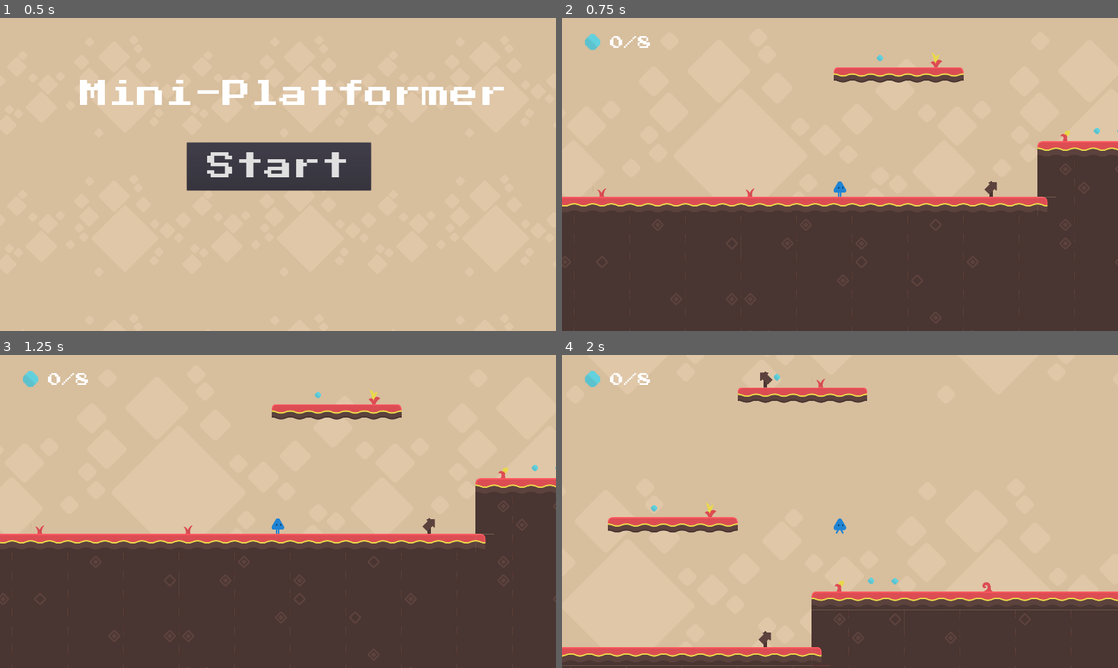
Above: before the commit, frames 1-4 (two rows, left to right).
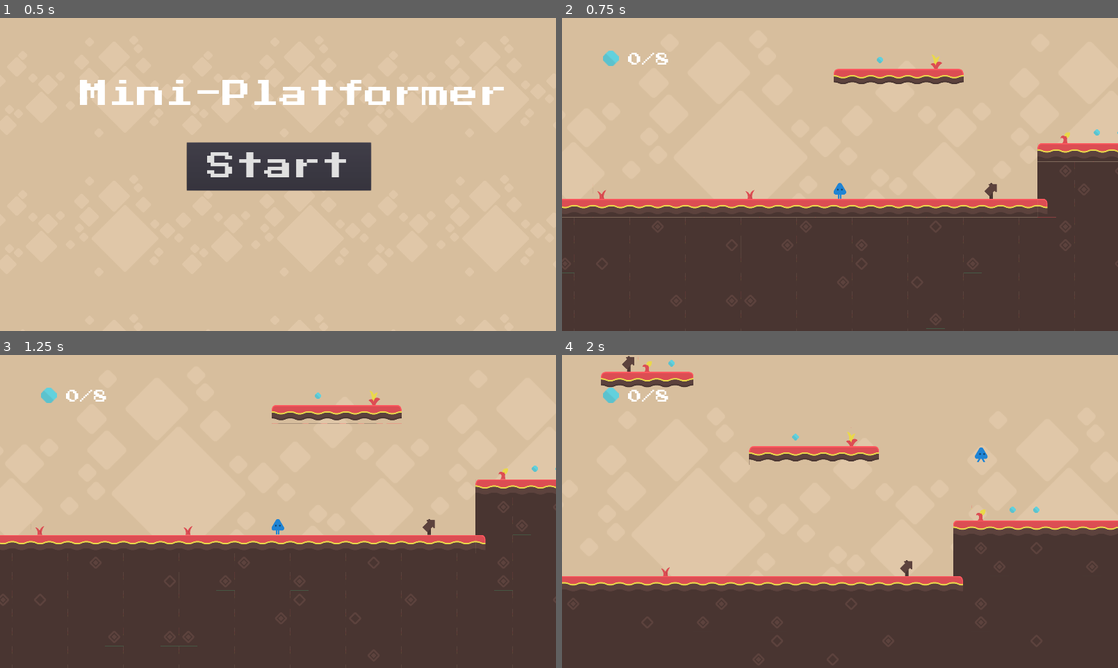
Above: after the commit, the same moments.

Repository: bsu-cs315/Project_2
Game: Godot game, scene res://src/MainMenu.tscn
Same seed, same stepped clock (60 frames per second), same inputs: the game is played once before the commit and once after it.
Inputs:
- Up to frame 1 (0.5 s): no input
- Up to frame 2 (0.75 s): click "Start" at 0.5 s
- Up to frame 3 (1.25 s): no input
- Up to frame 4 (2 s): hold Right (ui_right) from 1.28 s (still down); tap Up (ui_up) at 1.52 s

Frame 1 is identical in both runs. In frame 2, 3.5% of the frame differs, in the area x 0-100%, y 5-100%; in frame 3, 2.4%; in frame 4, 26%, in the area x 0-100%, y 0-100%.

Commit message:
Update README with reflection

Diff:
--- a/Godot_project/src/HUD.tscn
+++ b/Godot_project/src/HUD.tscn
@@ -13,10 +13,10 @@
 script = ExtResource( 2 )
 
 [node name="Label" type="Label" parent="."]
-margin_left = 159.0
-margin_top = 53.0
-margin_right = 457.0
-margin_bottom = 123.0
+margin_left = 933.0
+margin_top = 509.0
+margin_right = 1231.0
+margin_bottom = 579.0
 custom_fonts/font = SubResource( 1 )
 text = "1/1"
 __meta__ = {
@@ -24,7 +24,7 @@
 }
 
 [node name="Sprite" type="Sprite" parent="."]
-position = Vector2( 98.7042, 73.1362 )
+position = Vector2( 872.704, 529.136 )
 scale = Vector2( 2.45948, 2.45948 )
 texture = ExtResource( 3 )
 
--- a/Godot_project/src/Main.tscn
+++ b/Godot_project/src/Main.tscn
@@ -6,7 +6,6 @@
 [ext_resource path="res://assets/abstract-platformer-370-assets/PNG/Items/blueGem.png" type="Texture" id=4]
 [ext_resource path="res://assets/abstract-platformer-370-assets/PNG/Backgrounds/set1_background.png" type="Texture" id=5]
 [ext_resource path="res://assets/abstract-platformer-370-assets/PNG/Backgrounds/set1_tiles.png" type="Texture" id=6]
-[ext_resource path="res://src/HUD.tscn" type="PackedScene" id=7]
 [ext_resource path="res://assets/sound/449640__cnupoc__main-theme.wav" type="AudioStream" id=8]
 
 [sub_resource type="ConvexPolygonShape2D" id=1]
@@ -896,25 +895,14 @@
 position = Vector2( 853.611, 668.84 )
 friction = 0.4
 
-[node name="HUD" parent="Player" instance=ExtResource( 7 )]
-position = Vector2( -953.392, -579.75 )
-
 [node name="BackgroundMusic" type="AudioStreamPlayer" parent="."]
 stream = ExtResource( 8 )
 autoplay = true
-[connection signal="_pickup_collected" from="Pickup" to="Player/HUD" method="_on_pickup_collected"]
 [connection signal="body_entered" from="Pickup" to="Pickup" method="_on_Pickup_body_entered"]
-[connection signal="_pickup_collected" from="Pickup2" to="Player/HUD" method="_on_pickup_collected"]
 [connection signal="body_entered" from="Pickup2" to="Pickup2" method="_on_Pickup_body_entered"]
-[connection signal="_pickup_collected" from="Pickup3" to="Player/HUD" method="_on_pickup_collected"]
 [connection signal="body_entered" from="Pickup3" to="Pickup3" method="_on_Pickup_body_entered"]
-[connection signal="_pickup_collected" from="Pickup4" to="Player/HUD" method="_on_pickup_collected"]
 [connection signal="body_entered" from="Pickup4" to="Pickup4" method="_on_Pickup_body_entered"]
-[connection signal="_pickup_collected" from="Pickup5" to="Player/HUD" method="_on_pickup_collected"]
 [connection signal="body_entered" from="Pickup5" to="Pickup5" method="_on_Pickup_body_entered"]
-[connection signal="_pickup_collected" from="Pickup6" to="Player/HUD" method="_on_pickup_collected"]
 [connection signal="body_entered" from="Pickup6" to="Pickup6" method="_on_Pickup_body_entered"]
-[connection signal="_pickup_collected" from="Pickup7" to="Player/HUD" method="_on_pickup_collected"]
 [connection signal="body_entered" from="Pickup7" to="Pickup7" method="_on_Pickup_body_entered"]
-[connection signal="_pickup_collected" from="Pickup8" to="Player/HUD" method="_on_pickup_collected"]
 [connection signal="body_entered" from="Pickup8" to="Pickup8" method="_on_Pickup_body_entered"]
--- a/Godot_project/src/PickupActions.gd
+++ b/Godot_project/src/PickupActions.gd
@@ -5,6 +5,8 @@
 
 func _ready():
 	var pickups = get_tree().get_nodes_in_group("Pickups")
+	for pickup in pickups:
+		pickup.connect("_pickup_collected", self, "_on_pickup_collected")
 	_max_pickups = pickups.size()
 	_update_pickup_label()
 
--- a/Godot_project/src/Player.tscn
+++ b/Godot_project/src/Player.tscn
@@ -1,10 +1,11 @@
-[gd_scene load_steps=8 format=2]
+[gd_scene load_steps=9 format=2]
 
 [ext_resource path="res://assets/abstract-platformer-370-assets/PNG/Players/Player Blue/playerBlue_walk3.png" type="Texture" id=1]
 [ext_resource path="res://assets/abstract-platformer-370-assets/PNG/Players/Player Blue/playerBlue_walk2.png" type="Texture" id=2]
 [ext_resource path="res://assets/abstract-platformer-370-assets/PNG/Players/Player Blue/playerBlue_walk1.png" type="Texture" id=3]
 [ext_resource path="res://src/Player.gd" type="Script" id=4]
 [ext_resource path="res://assets/abstract-platformer-370-assets/PNG/Players/Player Blue/playerBlue_stand.png" type="Texture" id=5]
+[ext_resource path="res://src/HUD.tscn" type="PackedScene" id=6]
 
 [sub_resource type="SpriteFrames" id=1]
 animations = [ {
@@ -27,7 +28,6 @@
 
 [node name="AnimatedSprite" type="AnimatedSprite" parent="."]
 frames = SubResource( 1 )
-frame = 1
 playing = true
 
 [node name="CollisionShape2D" type="CollisionShape2D" parent="."]
@@ -36,3 +36,10 @@
 [node name="Camera2D" type="Camera2D" parent="."]
 offset = Vector2( 0, -50 )
 current = true
+smoothing_enabled = true
+smoothing_speed = 1.5
+
+[node name="CanvasLayer" type="CanvasLayer" parent="Camera2D"]
+
+[node name="HUD" parent="Camera2D/CanvasLayer" instance=ExtResource( 6 )]
+position = Vector2( -704, -390 )
--- /dev/null
+++ b/Godot_project/src/PositionHUD.gd
@@ -0,0 +1,16 @@
+extends Node2D
+
+
+# Declare member variables here. Examples:
+# var a = 2
+# var b = "text"
+
+
+# Called when the node enters the scene tree for the first time.
+func _ready():
+	pass # Replace with function body.
+
+
+# Called every frame. 'delta' is the elapsed time since the previous frame.
+func _process(delta):
+	print(get_viewport().get_camera())
Not shown: 1 places in Godot_project/src/Main.tscn that only renumber resources
Not shown, changed: README.md
